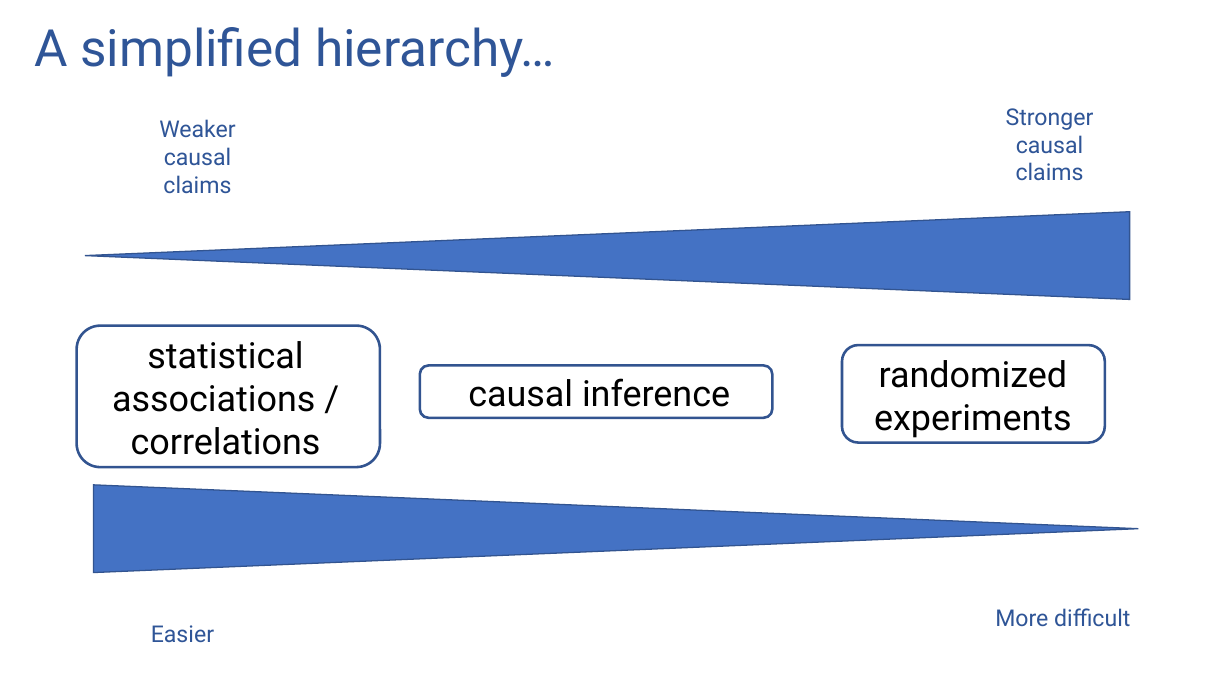
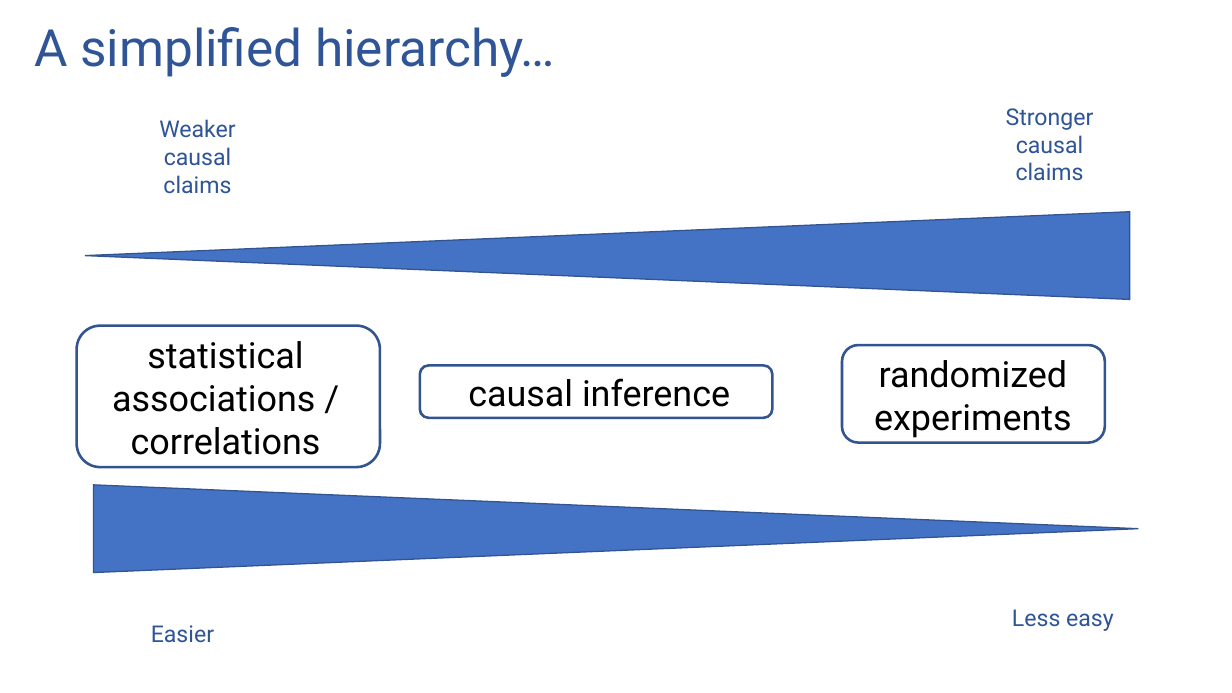
Before and after one commit to ronikobrosly/scipy_2022_causal_inference_tutorial, a slide deck: slide 20 of slides/tutorial_slides.pptx (slide 19 before the commit). Drawn at 1232x693 pixels with LibreOffice and Linux fonts; fonts in the diff are those of the drawing. Boxes give left, top, right and bottom in pixels: in the first picture for what was removed or moved away, otherwise in the second. Text is boxed around its words. In the diff, an @@ line names an element or a change of style, - is before the commit and + after.

```diff
--- a/slides/tutorial_slides.pptx
+++ b/slides/tutorial_slides.pptx
@@ text at (1012, 609, 1114, 631): text changed @@
-More difficult
+Less easy
```
Also in this commit, not shown: 15 other slides changed, 6 slides added, 24 slides removed, 1 other file.
